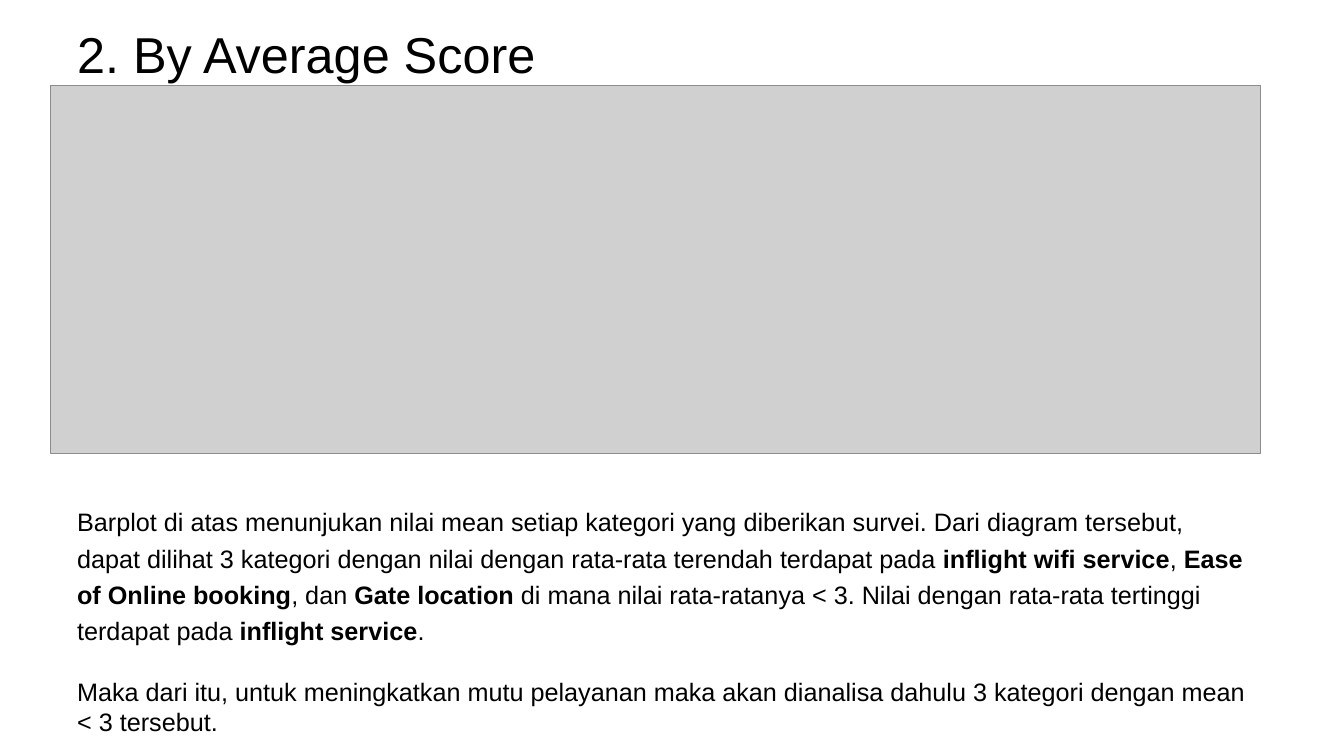
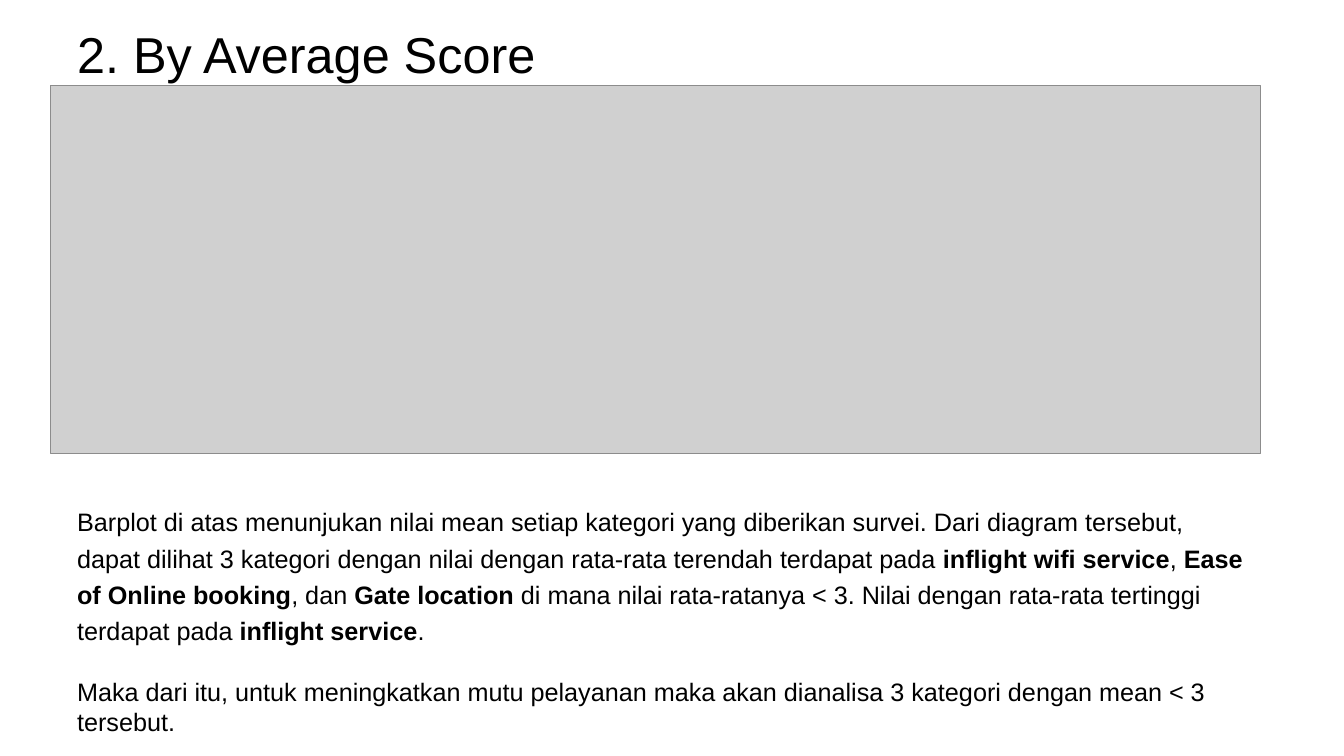
Before and after one commit to edolas315/Capstone-Modul-2, a slide deck: slide 14 of Capstone Modul 2.pptx. Drawn at 1344x756 pixels with LibreOffice and Linux fonts; fonts in the diff are those of the drawing; grey boxes stand for pictures; background and template pictures are left out. Boxes give left, top, right and bottom in pixels: in the first picture for what was removed or moved away, otherwise in the second. Text is boxed around its words. In the diff, an @@ line names an element or a change of style, - is before the commit and + after.

```diff
--- a/Capstone Modul 2.pptx
+++ b/Capstone Modul 2.pptx
@@ text at (77, 682, 1205, 732): text changed @@
-Maka dari itu, untuk meningkatkan mutu pelayanan maka akan dianalisa dahulu 3 kategori dengan mean < 3 tersebut.
+Maka dari itu, untuk meningkatkan mutu pelayanan maka akan dianalisa 3 kategori dengan mean < 3 tersebut.
```
Also in this commit, not shown: 4 other slides changed.
